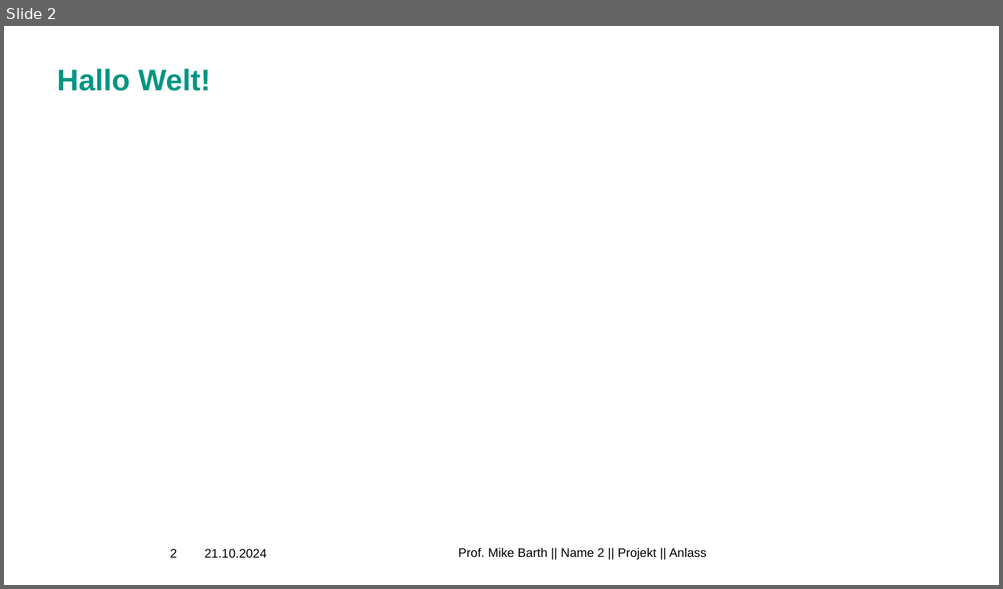
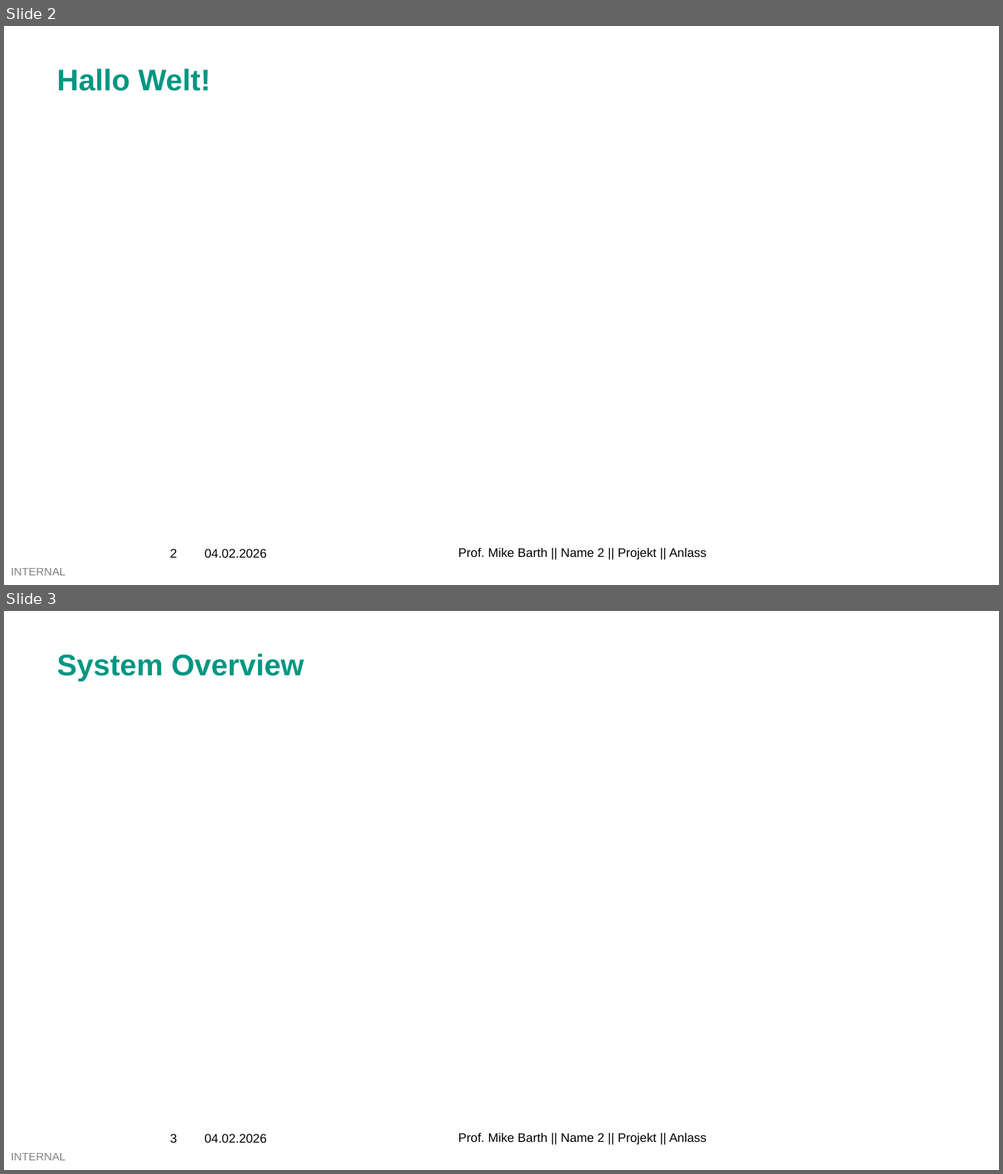
Before and after one commit to Coraku/Digital-Twin, a slide deck: Slides.pptx. Shown one above the other, each under a label of ours: slide 2 before the commit, slides 2 and 3 after it. The pictures are 1003x589 and 1003x1174 pixels, drawn with LibreOffice and Linux fonts; fonts in the diff are those of the drawing; background and template pictures are left out. Boxes give left, top, right and bottom in pixels: in the first picture for what was removed or moved away, otherwise in the second. Text is boxed around its words. In the diff, an @@ line names an element or a change of style, - is before the commit and + after.

```diff
--- a/Slides.pptx
+++ b/Slides.pptx
@@ slide 3 added at [4, 611, 999, 1170], background #FFFFFF; not listed: 1 template element that a slide beside it also shows @@
@@ title added at [57, 653, 304, 681], 21.6 pt, text #009682, bold @@
+System Overview
@@ page number added at [170, 1134, 176, 1143], 9 pt, text #000000 @@
+3
@@ text added at [205, 1134, 267, 1143], 9 pt, text #000000 @@
+04.02.2026
@@ text added at [458, 1133, 706, 1145], 9 pt, text #000000 @@
+Prof. Mike Barth || Name 2 || Projekt || Anlass
@@ slide 2 changed as well @@
@@ text at [205, 549, 267, 558]: text changed @@
-21.10.2024
+04.02.2026
@@ text added at [11, 568, 65, 576], 8 pt, text #000000 at 50% opacity @@
+INTERNAL
```
Also in this commit, not shown: 3 other slides changed, 2 other slides added, 3 other files.
